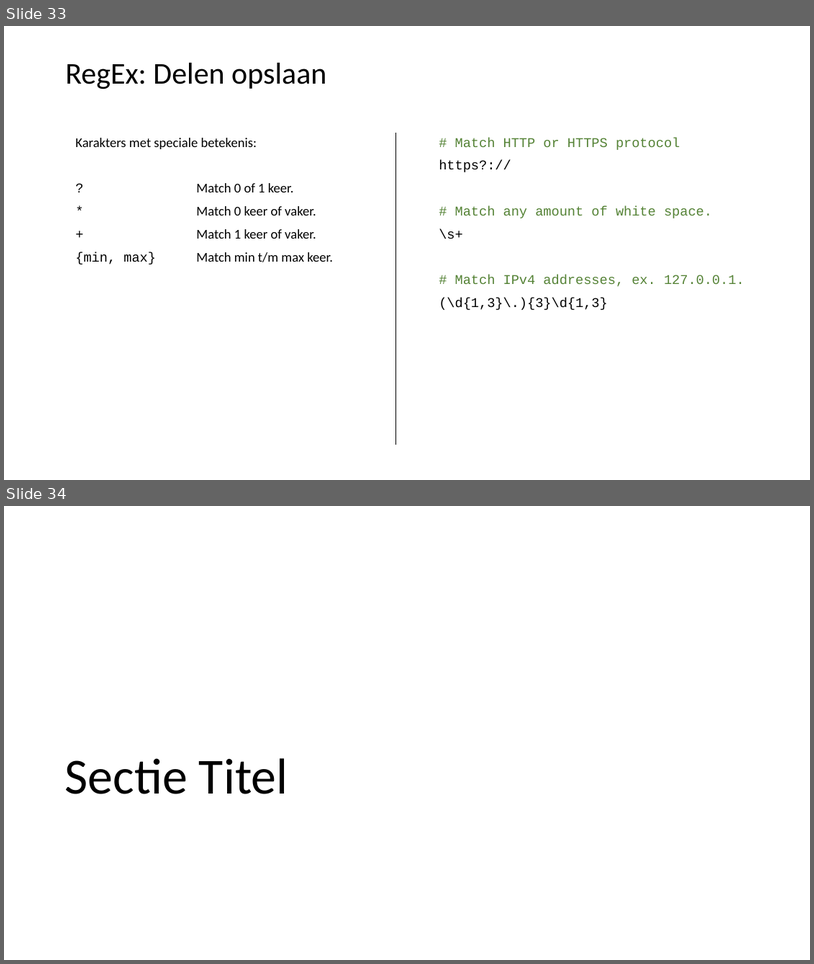
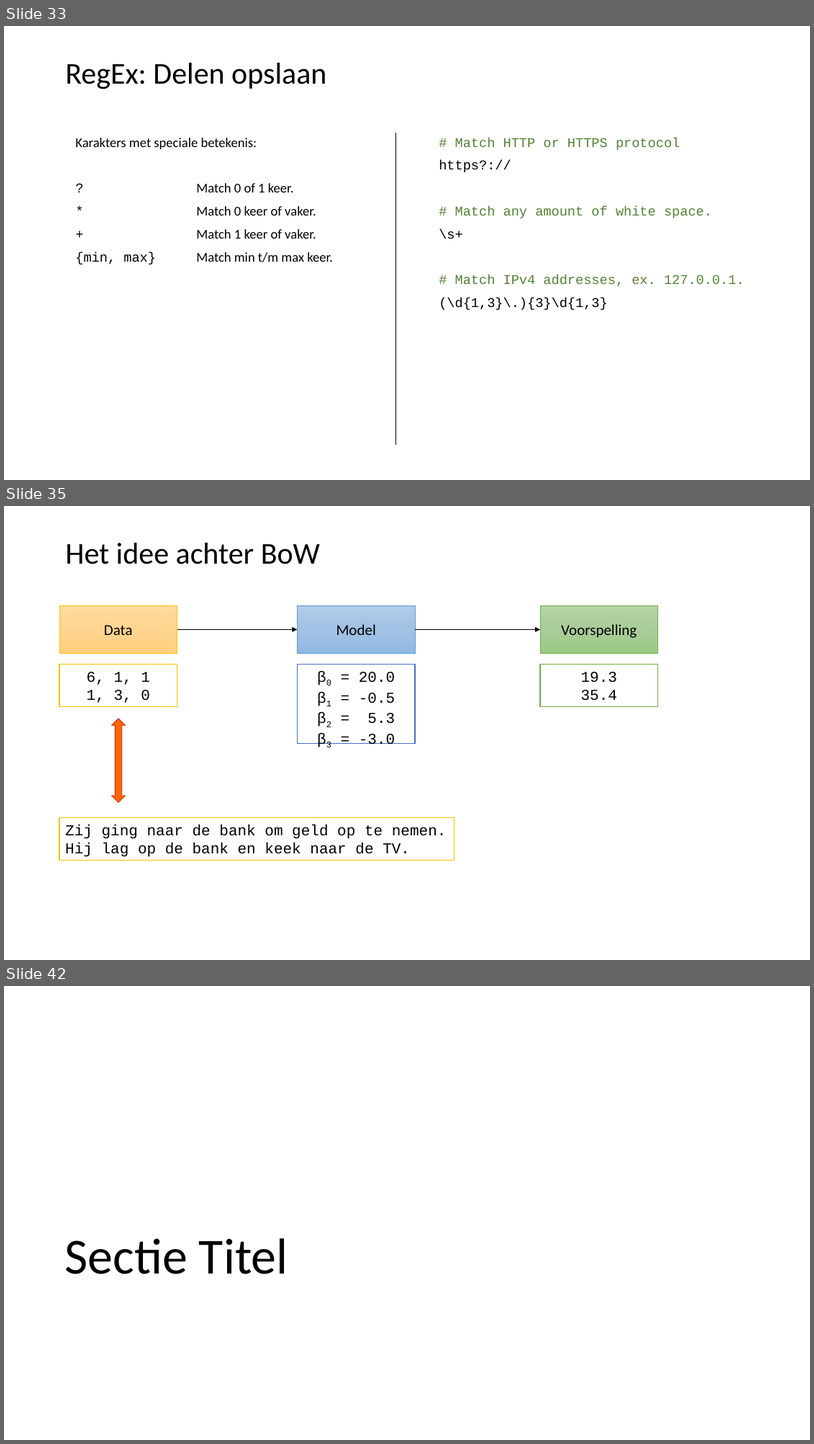
Before and after one commit to LFKoning/knowledge-sharing, a slide deck: python_trainees/5_nlp/python_traineeship_5.pptx. Shown one above the other, each under a label of ours: slides 33 and 34 before the commit, slides 33, 35 and 42 after it; the slides between them are not shown. The pictures are 814x964 and 814x1444 pixels, drawn with LibreOffice and Linux fonts; fonts in the diff are those of the drawing. Boxes give left, top, right and bottom in pixels: in the first picture for what was removed or moved away, otherwise in the second. Text is boxed around its words. In the diff, an @@ line names an element or a change of style, - is before the commit and + after.

```diff
--- a/python_trainees/5_nlp/python_traineeship_5.pptx
+++ b/python_trainees/5_nlp/python_traineeship_5.pptx
@@ slide 35 added at (4,506,810,960), background #FFFFFF @@
@@ title added at (65,543,320,564), 36 pt, text #000000 @@
+Het idee achter BoW
@@ rectangle added at (59,606,178,654), fill gradient #FFDB9E to #FFD590 to #FFD07C, outline #FFC000 0.5 pt, 18 pt, text #000000 @@
+Data
@@ rectangle added at (298,606,415,654), fill gradient #B1CBE9 to #A3C1E5 to #93B9E4, outline #5B9BD5 0.5 pt, 18 pt, text #000000 @@
+Model
@@ rectangle added at (540,606,658,654), fill gradient #B5D5A7 to #AACE9A to #9CC987, outline #70AD47 0.5 pt, 18 pt, text #000000 @@
+Voorspelling
@@ arrow added from (178, 629) to (298, 629), #000000 1.5 pt @@
@@ arrow added from (415, 629) to (540, 629), #000000 1.5 pt @@
@@ rectangle added at (59,664,178,707), fill #FFFFFF, outline #FFC000 1 pt, 18 pt, text #000000 @@
+6, 1, 1
+1, 3, 0
@@ rectangle added at (298,664,415,743), fill #FFFFFF, outline #4472C4 1 pt, 18 pt, text #000000 @@
+β0 = 20.0
+β1 = -0.5
+β2 = 5.3
+β3 = -3.0
@@ rectangle added at (540,664,658,707), fill #FFFFFF, outline #70AD47 1 pt, 18 pt, text #000000 @@
+19.3
+35.4
@@ up down arrow added at (112,718,126,803), fill #FF6600, outline #C00000 0.5 pt @@
@@ rectangle added at (59,818,455,860), fill #FFFFFF, outline #FFC000 1 pt, 18 pt, text #000000 @@
+Zij ging naar de bank om geld op te nemen.
+Hij lag op de bank en keek naar de TV.
@@ what was slide 34 is now slide 42 @@
```
Also in this commit, not shown: 1 slide changed, 7 other slides added.
